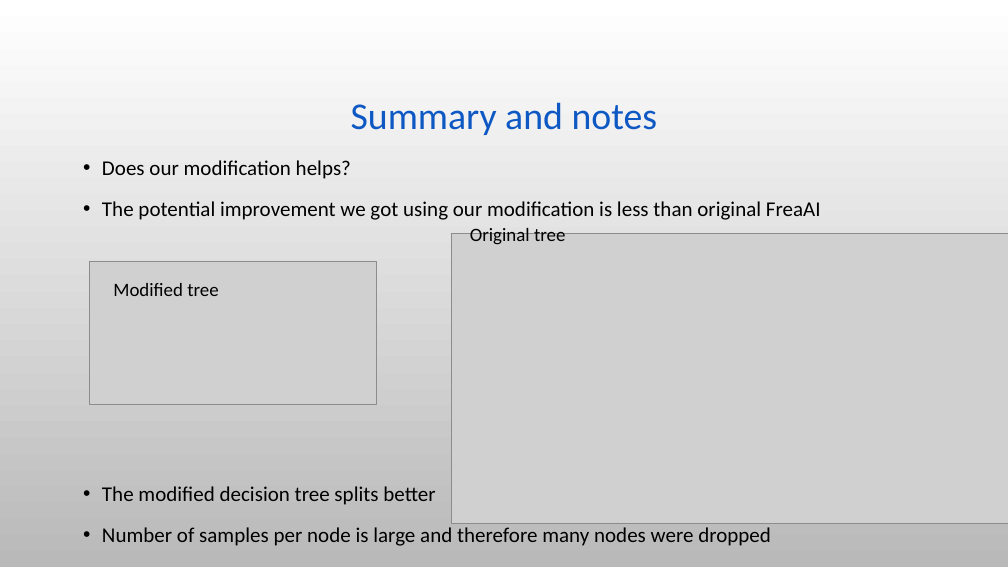
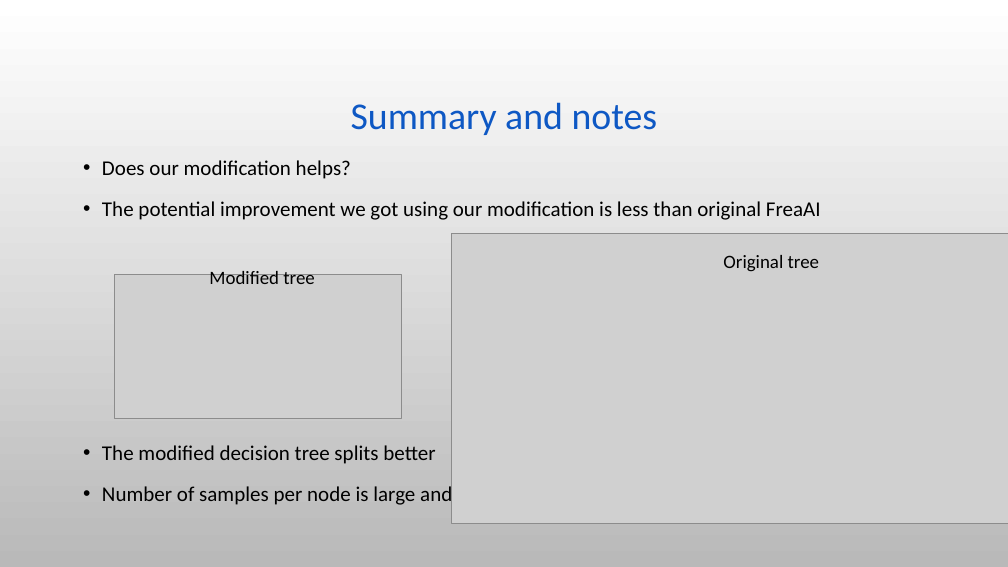
Before and after one commit to stavco9/mlops-final-project, a slide deck: slide 30 of docs/MLOps Final Project.pptx (slide 26 before the commit). Drawn at 1008x567 pixels with LibreOffice and Linux fonts; fonts in the diff are those of the drawing; grey boxes stand for pictures; background and template pictures are left out. Boxes give left, top, right and bottom in pixels: in the first picture for what was removed or moved away, otherwise in the second. Text is boxed around its words. In the diff, an @@ line names an element or a change of style, - is before the commit and + after.

```diff
--- a/docs/MLOps Final Project.pptx
+++ b/docs/MLOps Final Project.pptx
@@ text "Does our modification helps?" rewrapped from (x1=102, y1=160, x2=821, y2=546) to (x1=102, y1=160, x2=821, y2=508) @@
@@ text "Modified tree" moved from (x1=113, y1=283, x2=218, y2=296) to (x1=209, y1=271, x2=314, y2=284) @@
@@ text "Original tree" moved from (x1=470, y1=228, x2=565, y2=245) to (x1=723, y1=255, x2=819, y2=271) @@
@@ picture moved from (x1=89, y1=262, x2=376, y2=405) to (x1=115, y1=274, x2=402, y2=418) @@
```
Also in this commit, not shown: 6 other slides changed, 4 slides added, 1 other file.
